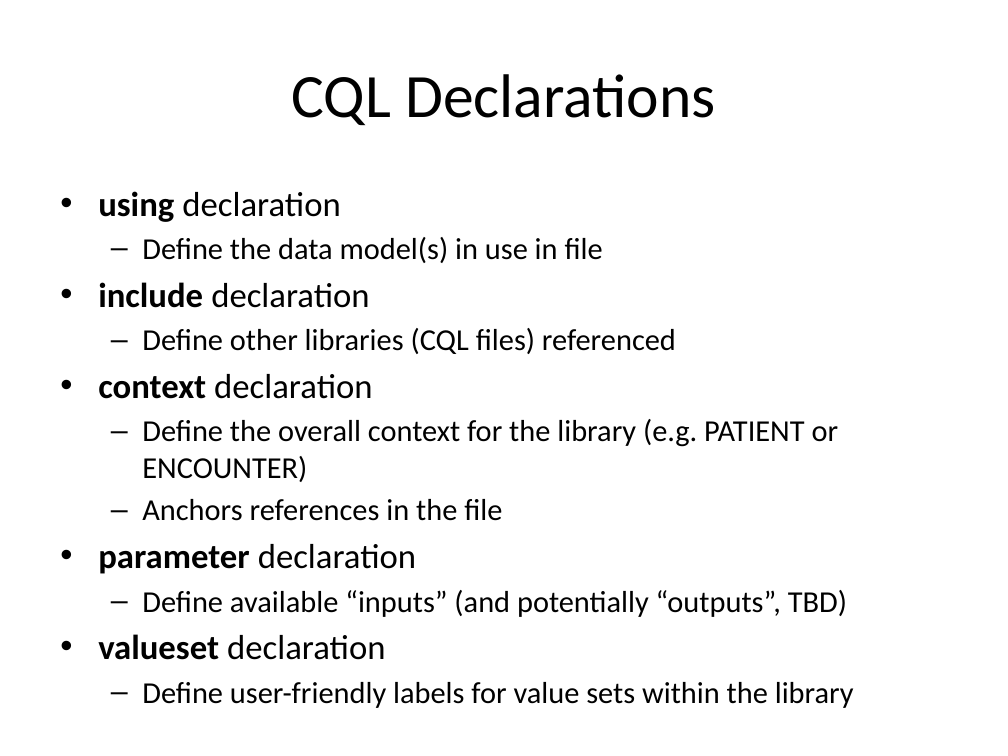
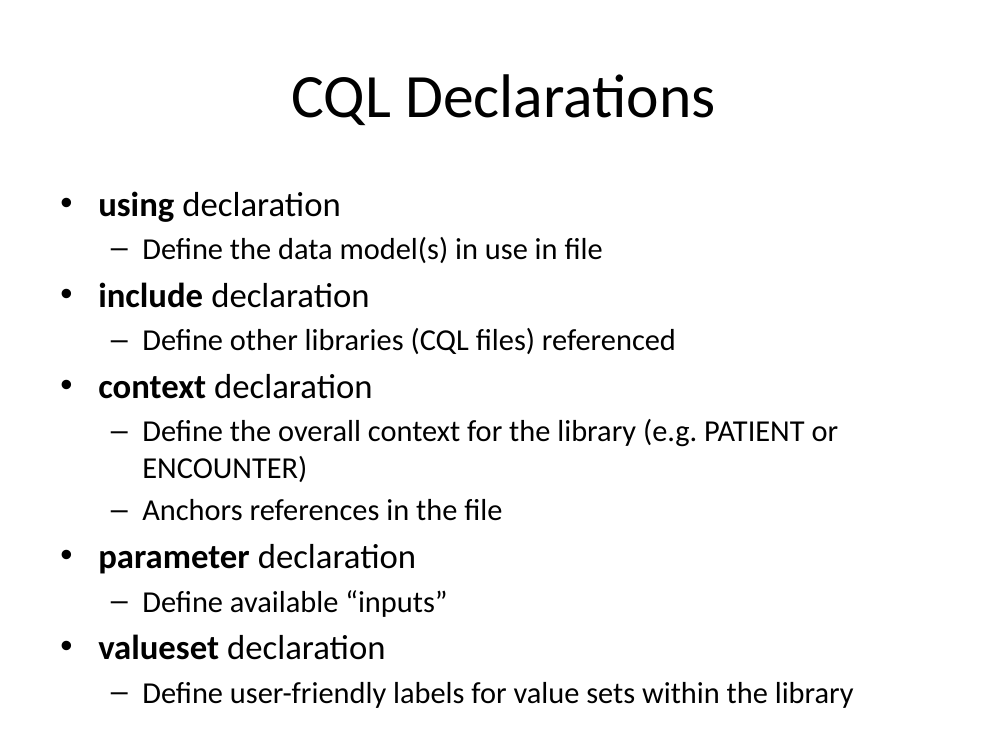
Before and after one commit to cqframework/OneModel, a slide deck: slide 5 of CQL/Documents/CQL_Technical_Introduction_20140604.pptx. Drawn at 1008x756 pixels with LibreOffice and Linux fonts; fonts in the diff are those of the drawing. Boxes give left, top, right and bottom in pixels: in the first picture for what was removed or moved away, otherwise in the second. Text is boxed around its words. In the diff, an @@ line names an element or a change of style, - is before the commit and + after.

```diff
--- a/CQL/Documents/CQL_Technical_Introduction_20140604.pptx
+++ b/CQL/Documents/CQL_Technical_Introduction_20140604.pptx
@@ text at [142, 590, 447, 617]: text changed @@
-  – Define available “inputs” (and potentially “outputs”, TBD)
+  – Define available “inputs”
```
Also in this commit, not shown: 17 other slides changed, 6 slides added, 2 slides removed, 17 other files.
